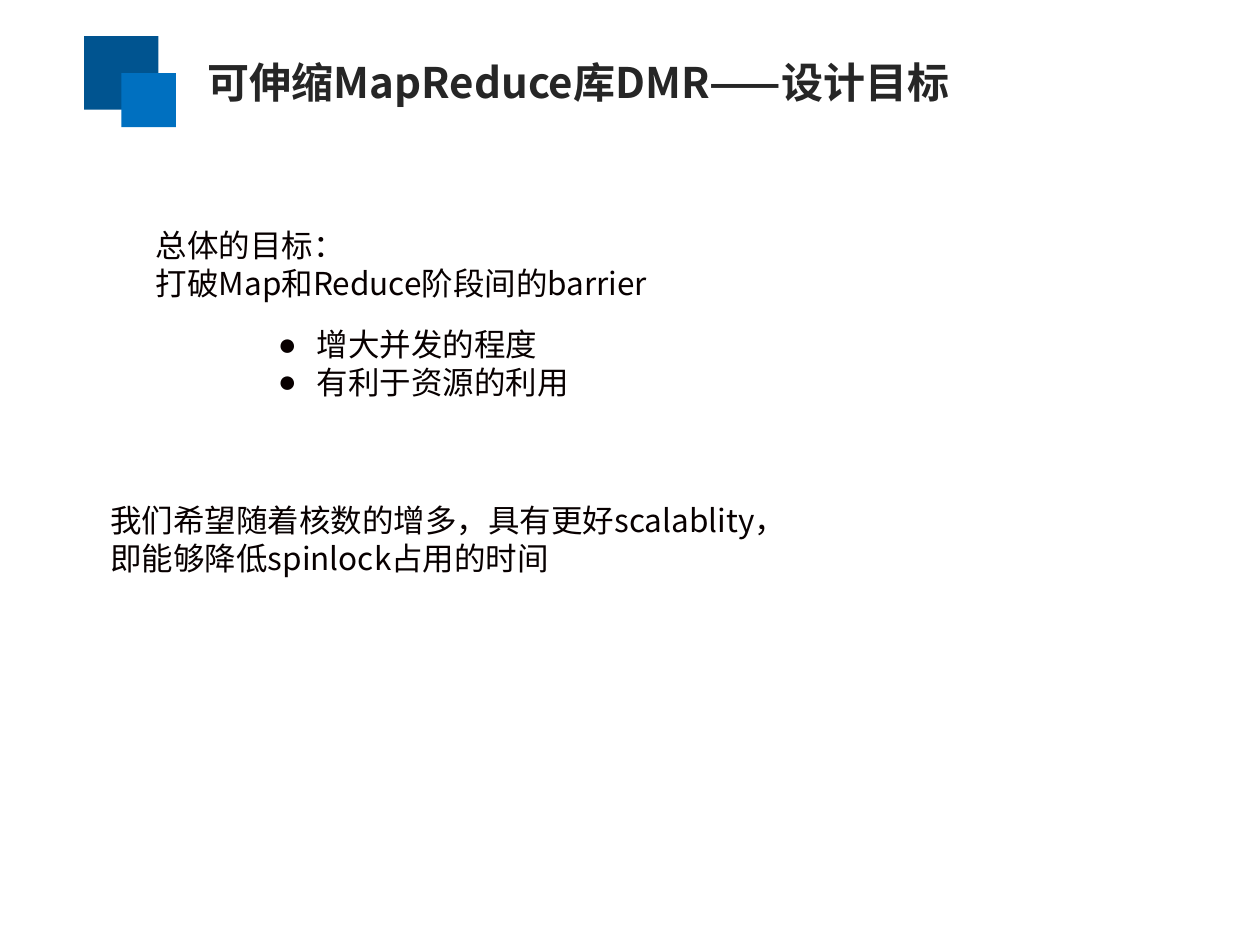
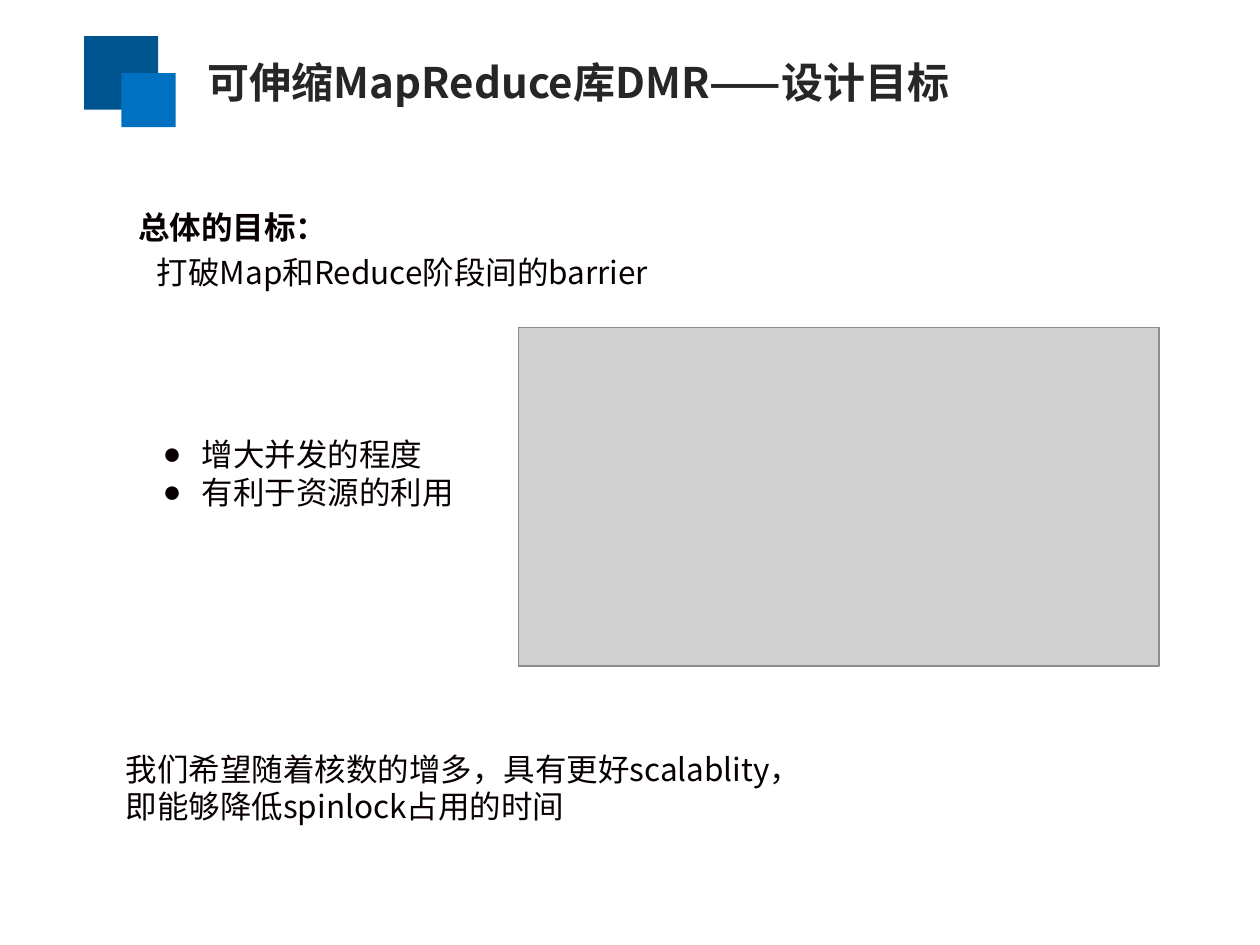
Before and after one commit to yufenyu/work, a slide deck: slide 7 of dmr_paper/paper/chinaSys-2016.ppt. Drawn at 1260x945 pixels with LibreOffice and Linux fonts; fonts in the diff are those of the drawing; grey boxes stand for pictures. Boxes give left, top, right and bottom in pixels: in the first picture for what was removed or moved away, otherwise in the second. Text is boxed around its words. In the diff, an @@ line names an element or a change of style, - is before the commit and + after.

```diff
--- a/dmr_paper/paper/chinaSys-2016.ppt
+++ b/dmr_paper/paper/chinaSys-2016.ppt
@@ text added at bbox=[138, 212, 327, 242], 18 pt, text #080000, bold @@
+总体的目标：
@@ text at bbox=[156, 230, 345, 260]: paragraph removed @@
-总体的目标：
@@ text "打破Map和Reduce阶段间的barrier": place and size @@
-text "打破Map和Reduce阶段间的barrier" at bbox=[156, 230, 647, 303]
+text "打破Map和Reduce阶段间的barrier" at bbox=[157, 257, 648, 292]
@@ picture added at bbox=[518, 328, 1159, 667] @@
@@ text "增大并发的程度": place and size @@
-text "增大并发的程度" at bbox=[317, 329, 569, 397]
+text "增大并发的程度" at bbox=[202, 439, 454, 507]
@@ text "我们希望随着核数的增多，具有更好scalablity，": place and size @@
-text "我们希望随着核数的增多，具有更好scalablity，" at bbox=[110, 505, 786, 578]
+text "我们希望随着核数的增多，具有更好scalablity，" at bbox=[126, 754, 802, 826]
```
Also in this commit, not shown: 12 other slides changed, 1 slide removed.
